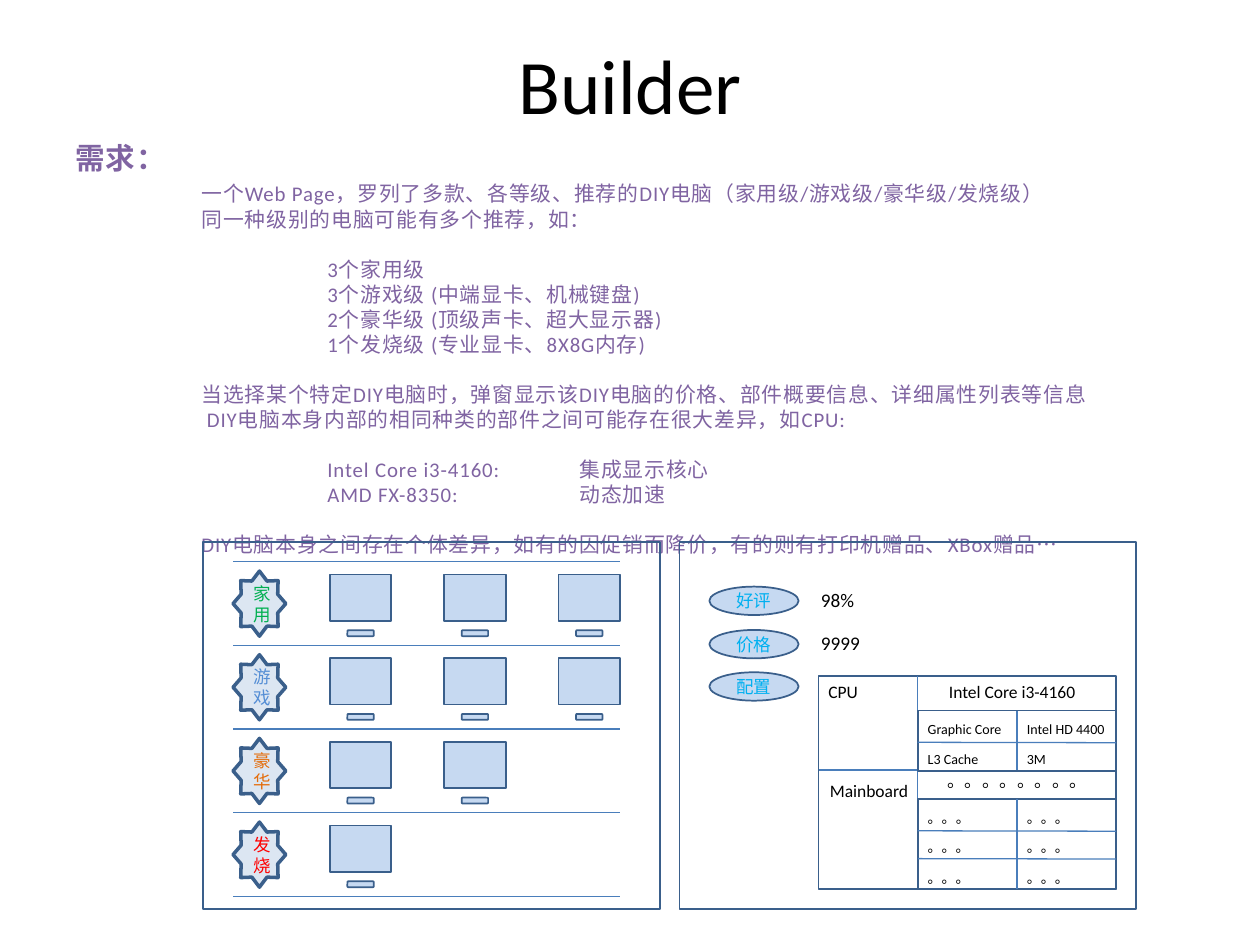
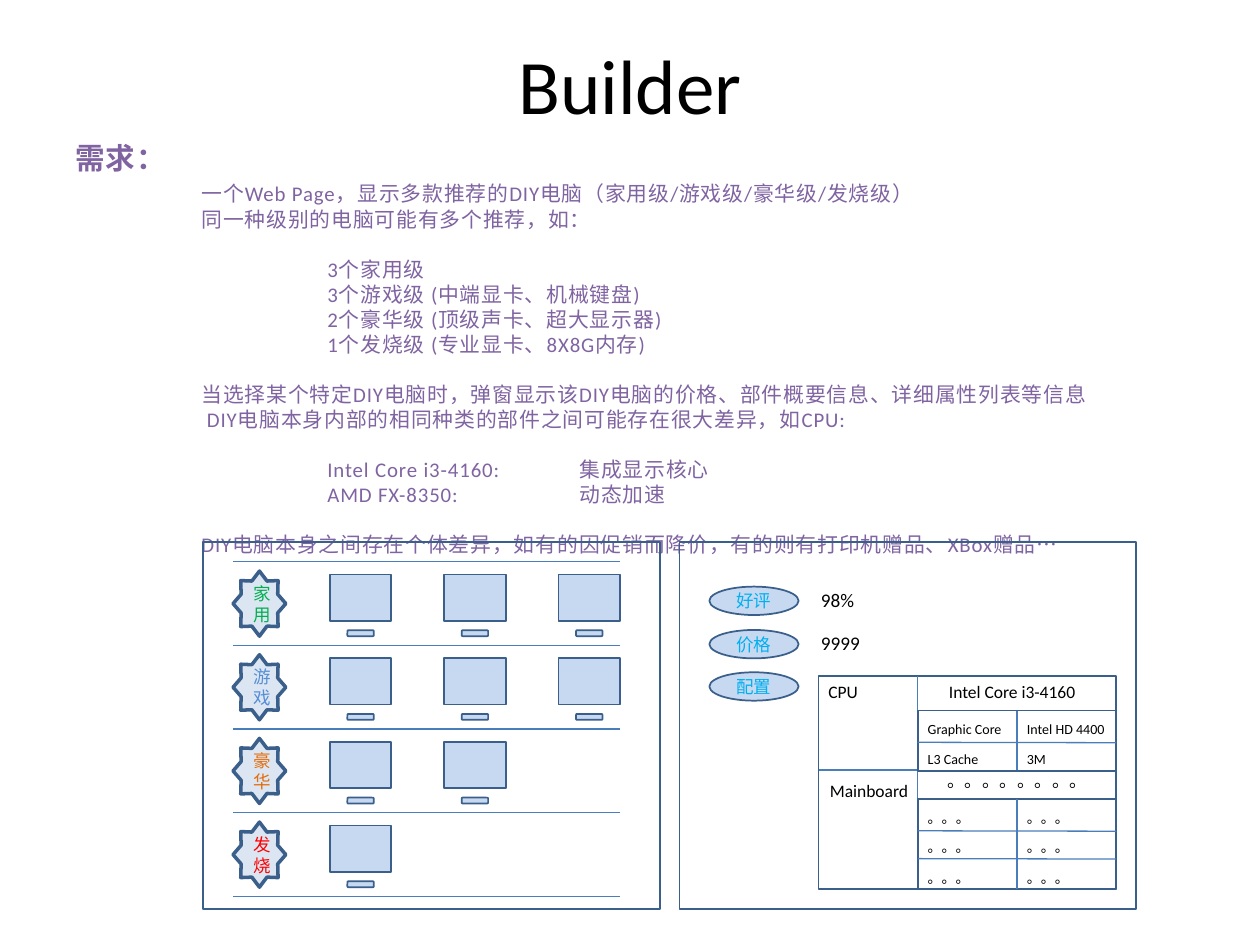
Before and after one commit to PlumpMath/DesignPattern-956, a slide deck: slide 6 of _Doc/DesignPattern.P2.Creational(Bulder).pptx. Drawn at 1260x945 pixels with LibreOffice and Linux fonts; fonts in the diff are those of the drawing. Boxes give left, top, right and bottom in pixels: in the first picture for what was removed or moved away, otherwise in the second. Text is boxed around its words. In the diff, an @@ line names an element or a change of style, - is before the commit and + after.

Commit message:
Updated Builder PPT.

```diff
--- a/_Doc/DesignPattern.P2.Creational(Bulder).pptx
+++ b/_Doc/DesignPattern.P2.Creational(Bulder).pptx
@@ text at bbox=[201, 183, 913, 205]: text changed @@
-一个Web Page，罗列了多款、各等级、推荐的DIY电脑（家用级/游戏级/豪华级/发烧级）
+一个Web Page，显示多款推荐的DIY电脑（家用级/游戏级/豪华级/发烧级）
```
Also in this commit, not shown: 5 other slides changed.
